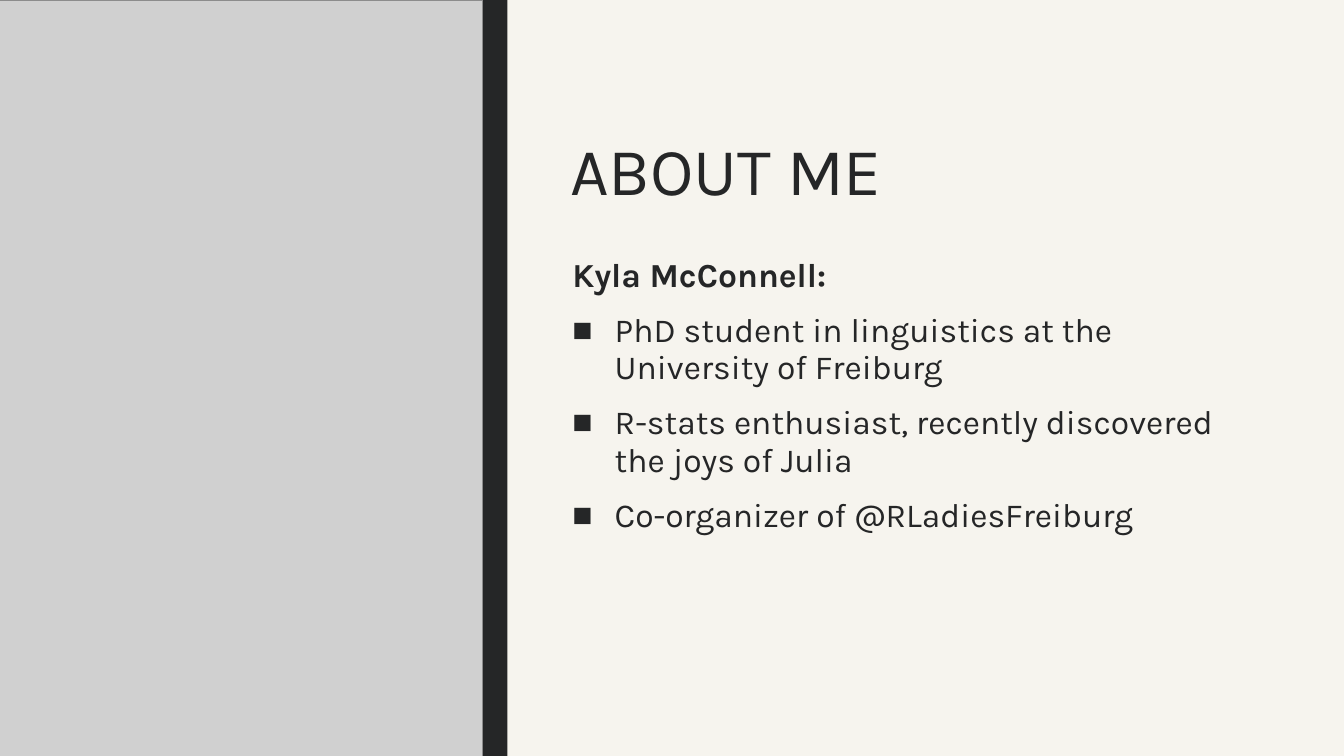
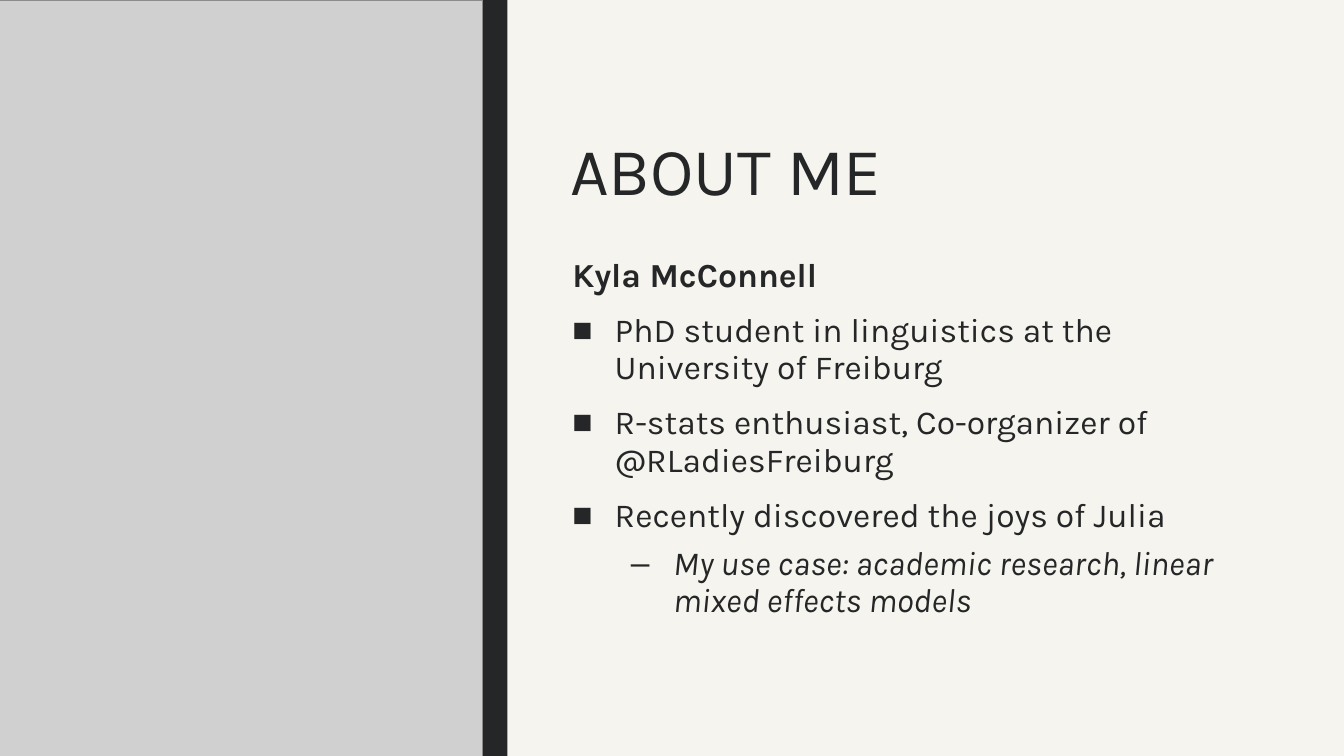
Before and after one commit to kyla-mcconnell/juliaR, a slide deck: slide 2 of JuliaforRLovers.pptx. Drawn at 1344x756 pixels with LibreOffice and Linux fonts; fonts in the diff are those of the drawing; grey boxes stand for pictures. Boxes give left, top, right and bottom in pixels: in the first picture for what was removed or moved away, otherwise in the second. Text is boxed around its words. In the diff, an @@ line names an element or a change of style, - is before the commit and + after.

```diff
--- a/JuliaforRLovers.pptx
+++ b/JuliaforRLovers.pptx
@@ text at (x1=572, y1=264, x2=818, y2=296): text changed @@
-Kyla McConnell:
+Kyla McConnell
@@ text at (x1=615, y1=411, x2=1213, y2=613): text changed @@
-■ R-stats enthusiast, recently discovered the joys of Julia
-■ Co-organizer of @RLadiesFreiburg
+■ R-stats enthusiast, Co-organizer of @RLadiesFreiburg
+■ Recently discovered the joys of Julia
+  – My use case: academic research, linear mixed effects models
```
Also in this commit, not shown: 3 other slides changed, 3 slides added, 1 slide removed, 1 other file.
